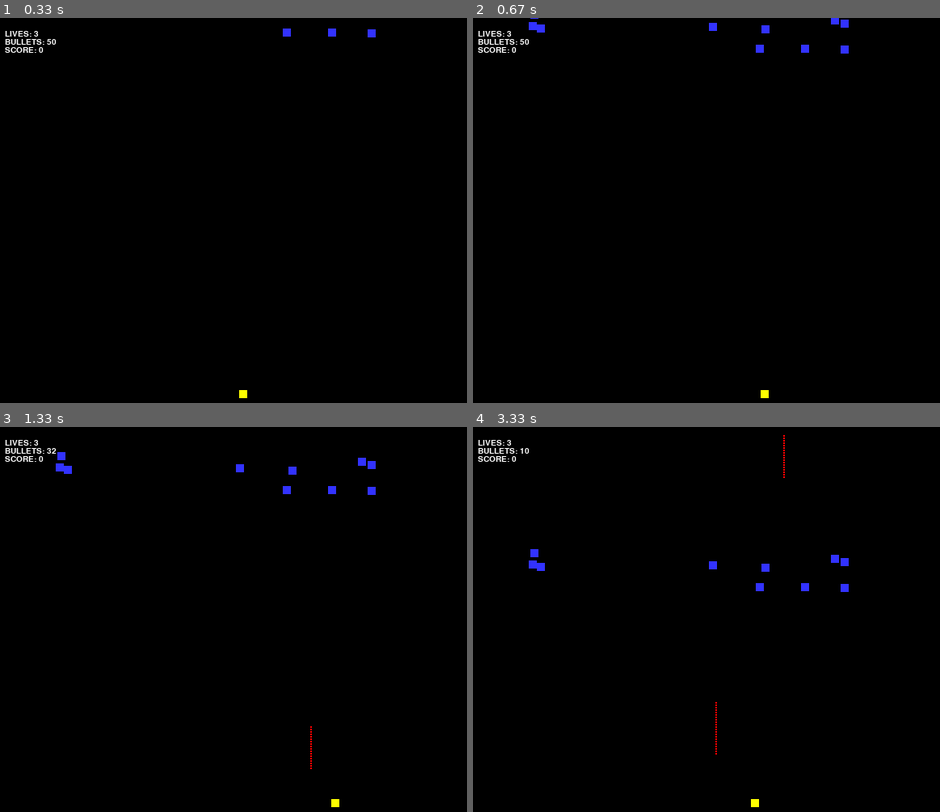
Above: before the commit, frames 1-4 (two rows, left to right).
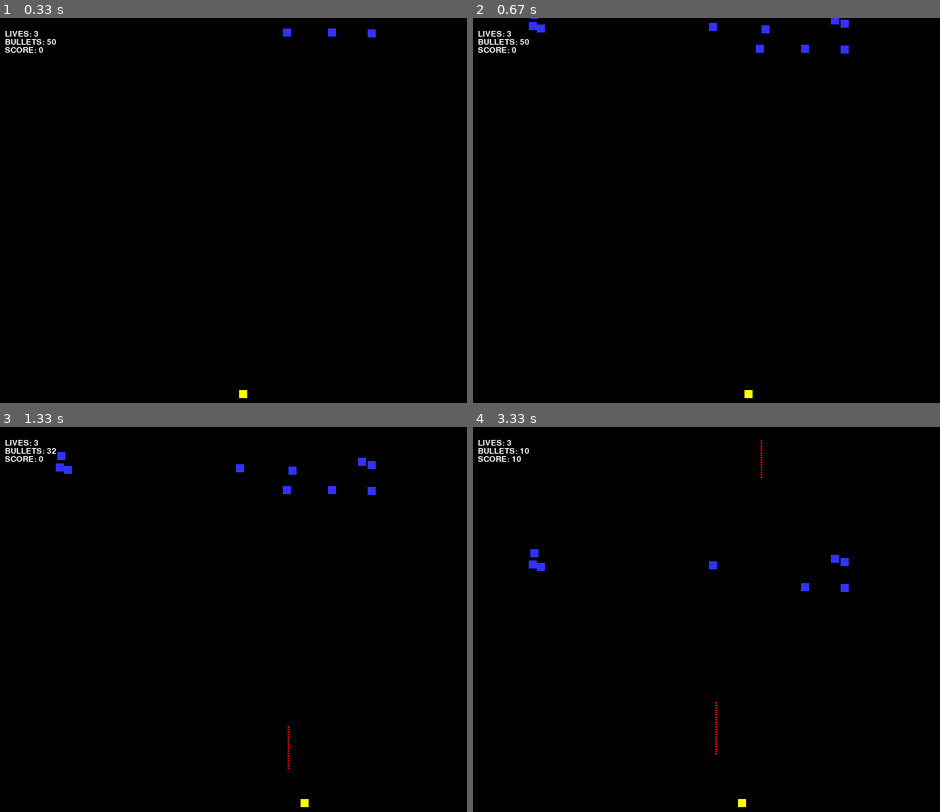
Above: after the commit, the same moments.

Repository: cduck1/dukecw-classwork
Game: pygame game, started from PyGame/invaders.py
The game is run twice, just before and just after one commit, with the same random seed, the same clock (stepped at 60 frames per second) and the same inputs.
Inputs:
- Up to frame 1 (0.33 s): no input
- Up to frame 2 (0.67 s): hold Right from 0.33 s (still down)
- Up to frame 3 (1.33 s): release Right at 0.8 s; hold Up 0.83-1.13 s; hold Right from 1.17 s (still down)
- Up to frame 4 (3.33 s): release Right at 1.63 s; hold Left 1.67-2.2 s; hold Left 2.23-2.63 s; hold Up 2.67-3.03 s; hold Right from 3.07 s (still down)

Frame 1 is identical in both runs. In frame 2, less than 0.1% of the frame differs, in the area x 58-64%, y 96-99%; in frame 3, 0.1%; in frame 4, 0.2%, in the area x 8-67%, y 2-99%.

Commit message:
Update invaders.py

Diff:
--- a/PyGame/invaders.py
+++ b/PyGame/invaders.py
@@ -155,9 +155,9 @@
                 bullet_count = bullet_count - 1
                 print("Bullet count: " + str(bullet_count))
         if keys[pygame.K_LEFT]:
-            my_player.moveLeft(3)
+            my_player.moveLeft(2)
         if keys[pygame.K_RIGHT]:
-            my_player.moveRight(3)
+            my_player.moveRight(2)
 
         # Game logic goes after this comment
         all_sprites_group.update()
